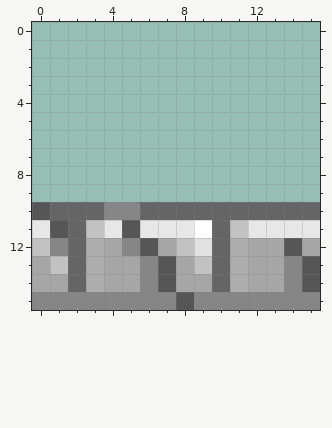
One commit to this pixel-art file: Assets/Sprites/Game/Floors/Tile_Wall_Top_Stonebrick_B.aseprite. Above: the version before the commit.
16x16 pixels, 1 frame. Colours within 5 levels of each other are drawn and written as one.
After the commit:
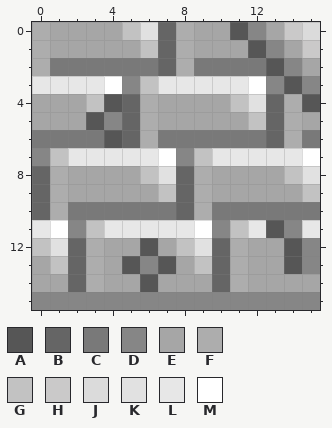
Palette (. is transparent): A #565656  B #656565  C #797979  D #868686  E #a6a6a6  F #adadad  G #c2c2c2  H #cac9c9  J #dbdbdb  K #e1e1e1  L #e7e7e7  M #ffffff
Change:
layer "Layer 4" added
Changed rows in their new state; - is an unchanged pixel.
Layer "Layer 4":
first column x 0:
 0 FEEEEGKBFEEADEHJ
 1 FEEEEEGBFEEEADEH
 2 FCCCCCCBFCCCCADE
 3 LLLLMDGLLLLLMDAD
 4 EEEGABFEEEEGKBFA
 5 EEEADBFEEEEEGBFE
 6 CCCCABFCCCCCCBFC
 7 DGLLLLLMDGLLLLLM
 8 BFEEEEGKBFEEEEGK
 9 BFEEEEEGBFEEEEEG
10 BFCCCCCC-FCCCCCC
11 -MD--L----D--AD-
12 -K---E---------D
13 -----A--------AD
14 ------AE------EE
15 --------D-------
